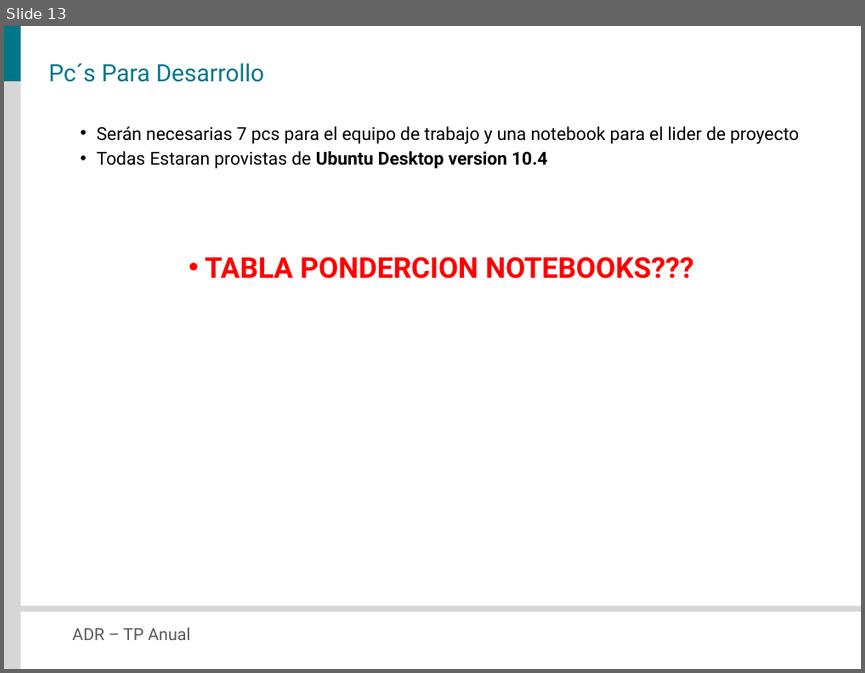
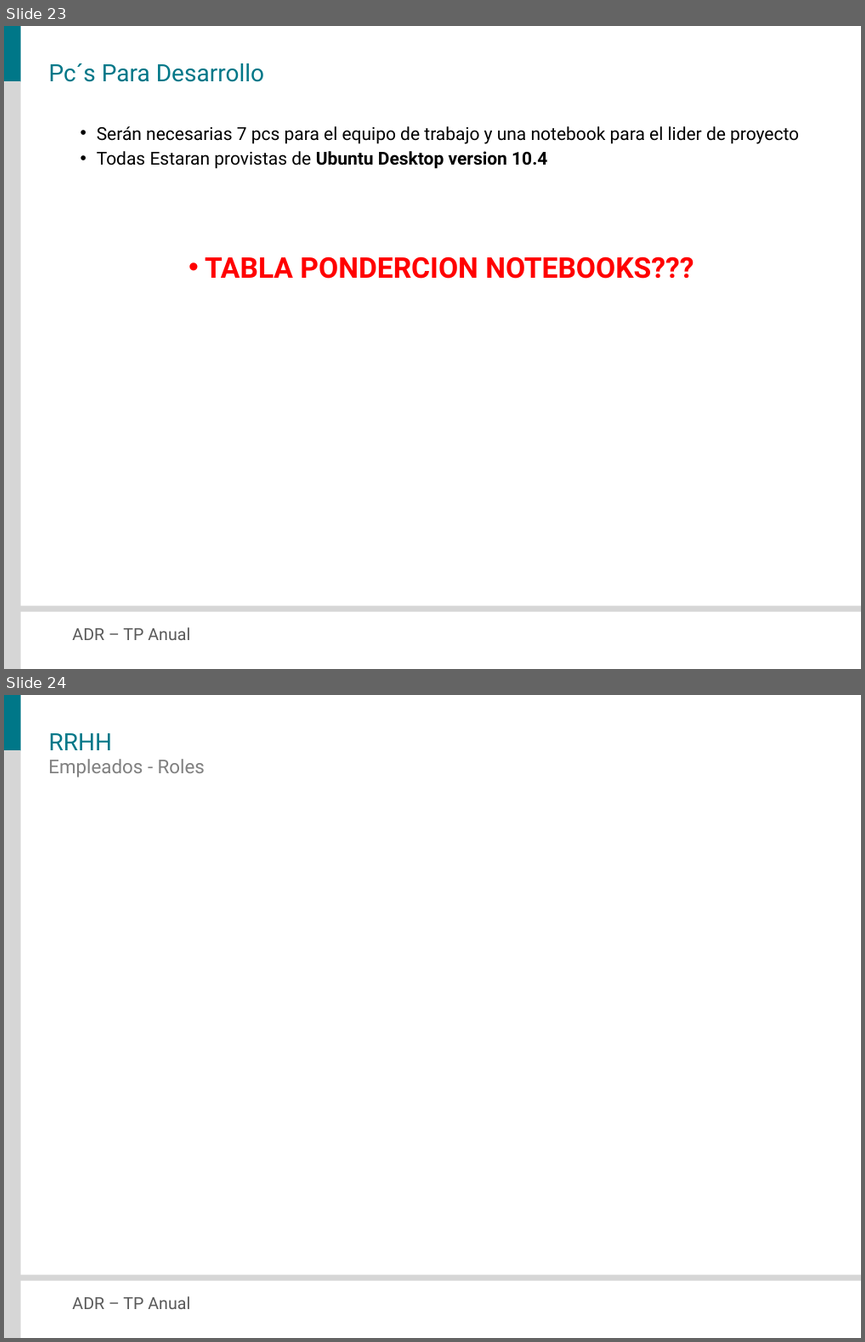
Before and after one commit to veritoreinoso/adr-2010, a slide deck: Presentacion.pptx. Shown one above the other, each under a label of ours: slide 13 before the commit, slides 23 and 24 after it. The pictures are 865x673 and 865x1342 pixels, drawn with LibreOffice and Linux fonts; fonts in the diff are those of the drawing. Boxes give left, top, right and bottom in pixels: in the first picture for what was removed or moved away, otherwise in the second. Text is boxed around its words. In the diff, an @@ line names an element or a change of style, - is before the commit and + after.

```diff
--- a/Presentacion.pptx
+++ b/Presentacion.pptx
@@ slide 24 added at (x1=4, y1=695, x2=861, y2=1338), background #FFFFFF; not listed: 4 template elements that a slide beside it also shows @@
@@ title added at (x1=49, y1=733, x2=113, y2=750), 20 pt, text #007788 @@
+RRHH
@@ text added at (x1=48, y1=759, x2=205, y2=777), 16 pt, text #808080 @@
+Empleados - Roles
@@ what was slide 13 is now slide 23 @@
```
Also in this commit, not shown: 3 slides changed, 11 other slides added, 1 slide removed.
